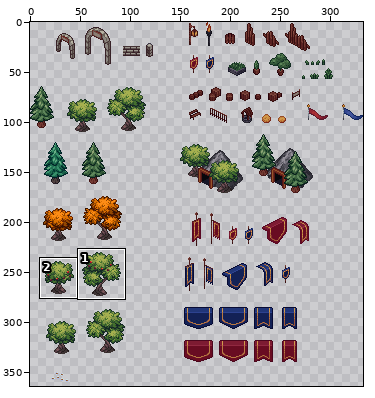
Edited in one commit: sprite sheet (Assets/Sprites/Enviroment/Tiles/DECORATION_OBJECTS.png). The picture above shows the old version from afar; the outline marks the close-up.
Close-up. First the earlier version:
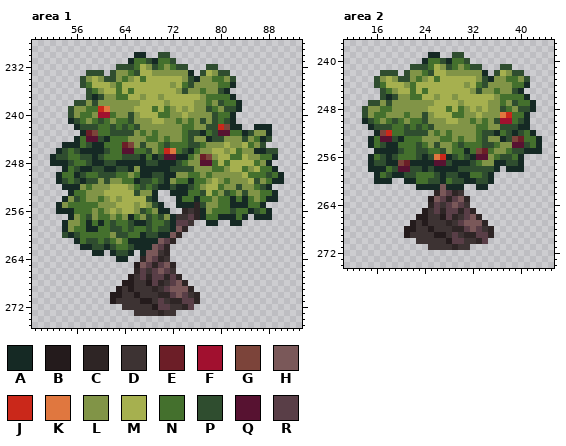
The file is 333x369 pixels. Colours within 5 levels of each other are drawn and written as one. Shown: area 1: x 49..93, y 228..275; area 2: x 11..45, y 237..274. The wide view leaves out empty margins. The commit also changed other parts of the picture, which this record leaves out.
Palette (. is transparent): A #152924  B #241b1c  C #2e2525  D #3d3333  E #6c1e27  F #a1102f  G #7c443a  H #7a5859  J #ca281a  K #e0773f  L #819447  M #a6b04f  N #44702d  P #2f4d2f  Q #571231  R #593e47
Now the later version:
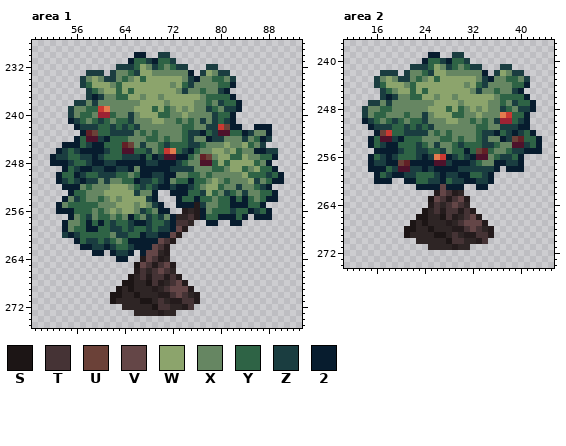
Colours new in this view: S #1c1515  T #453335  U #6b4138  V #644647  W #8ca46c  X #668662  Y #2e6345  Z #1a3d40  2 #071c2e
Change:
@@ palette @@
-E #6c1e27
+E #632026
-F #a1102f
+F #9d2234
-J #ca281a
+J #ca3932
-K #e0773f
+K #e37b4e
-Q #571231
+Q #4d122b
--- area 1
@@ x 49..93 @@
 229 .............................................
-230 .................AA..PP......................
-231 ................ANNPANNP.....................
-232 ..............PPPNMLPNLNPP...PP..............
-233 .........PPP.PLLNPMMLLLLLLA.PMLPP............
-234 ........PLMLPPLNLMNMMMMMMLPALLNNLP...........
-235 ........PNMMMLNMMMMMMMMLMNPLLLLNNA...........
-236 .........PNLMMNMNMMMMMMMLPLLNLLPA............
-237 .........PAPLLNNMMLMMLMMMMMMLNNNNA...........
-238 .......PPLPLLLLLLLMMMMLMMMMLLNLPNNA..........
-239 ......PLLNNJKLLLLMMMNMNLMLMLLPNLPPA..........
-240 ......PLNNLFFNLLPLMMMNNLLMLLLLPNNA...........
-241 ......APNLNPNLNNPLLLMMLLNLNLPLPNPA...........
-242 .......APPPNNPNPNPLLLLLLLNNLLPPJGAA..AAA.....
-243 ........AEGNNPPPPLNLNLLLLNPPANPQQNNAPLLA.....
-244 .......ANQQPANNNLLLNNLNLLNPLLAPPLLLPLNAP.....
-245 .....AAANPAANNNEGLPLLNPNNNPPNLLLMLLMNLP......
-246 ....APNPAAAAPNNQQNNPLNJKNPANLLMMLMNLLAAPP....
-247 ...APPNNPPAPNNNPPPANAPQQAANLEGLMMNNMLLNNA....
-248 ...AAAPNNPAAPPAAAAAPPAAAPNLLQQNMNMMMMNLA.....
-249 .....ANPAAPPAAPPALAAAAAPPPPLLLNNLMMNLMNNA....
-250 ....ANNAPNNPPPNNLNAAPPAALLNNLNLLLLLMNNNPNA...
-251 ....APNPAPPLPLLNNAPPNPALNNANNLMLNLLLMPLNAA...
-252 .....AAALNLLLMMMLNPNPAAPAAPNLMMNLLPLLNPA.....
-253 ......ANNLLLMMMMMPLLA..AAANNPMNLPNLPLLNNA....
-254 .....ALPNLLNLMLMMMMPA...ANNANNLNNANANLNAA....
-255 ....ALNNNNNLLLMMMLMLPA..AAACPLLNNAAANNA......
-256 ....AAANNNLNLMLMMLPNLAA..CDCALNNNPNNAPNA.....
-257 ......ALNPLNNLNLANLPNPLADDRCANNAAANA.AAA.....
-258 .....ALLNANANPNNPAAPNNPARRD..AA..AA..........
-259 .....ALNNAANNPPNPNNPNPPAHC...................
-260 .....PAPNNNNNLPPNNAPPAAHC....................
-261 .......ANPPNPNLNAAAAAHRC.....................
-262 ........AAPPAPNNPAAAHRC......................
-263 ..........AA.APPA.AHHDC......................
-264 ..............AA..CHRCD......................
-265 .................BHRCRHC.....................
-266 .................CRDRHRD.....................
-267 ................BDRCRRCRC....................
-268 ...............BBDDBRCDRHC...................
-269 ..............BDBDDDCDRHHHC..................
-270 .............BBDDBDDDCCRHRDC.................
-271 .............BDDDDBBDRDCCRRC.................
-272 ...............DDDDDBRRDDCR..................
-273 .................DDDDCDD.....................
+230 .................22..ZZ......................
+231 ................2YYZ2YYZ.....................
+232 ..............ZZZYWXZYXYZZ...ZZ..............
+233 .........ZZZ.ZXXYZWWXXXXXX2.ZWXZZ............
+234 ........ZXWXZZXYXWYWWWWWWXZ2XXYYXZ...........
+235 ........ZYWWWXYWWWWWWWWXWYZXXXXYY2...........
+236 .........ZYXWWYWYWWWWWWWXZXXYXXZ2............
+237 .........Z2ZXXYYWWXWWXWWWWWWXYYYY2...........
+238 .......ZZXZXXXXXXXWWWWXWWWWXXYXZYY2..........
+239 ......ZXXYYJKXXXXWWWYWYXWXWXXZYXZZ2..........
+240 ......ZXYYXFFYXXZXWWWYYXXWXXXXZYY2...........
+241 ......2ZYXYZYXYYZXXXWWXXYXYXZXZYZ2...........
+242 .......2ZZZYYZYZYZXXXXXXXYYXXZZJU22..222.....
+243 ........2EUYYZZZZXYXYXXXXYZZ2YZQQYY2ZXX2.....
+244 .......2YQQZ2YYYXXXYYXYXXYZXX2ZZXXXZXY2Z.....
+245 .....222YZ22YYYEUXZXXYZYYYZZYXXXWXXWYXZ......
+246 ....2ZYZ2222ZYYQQYYZXYJKYZ2YXXWWXWYXX22ZZ....
+247 ...2ZZYYZZ2ZYYYZZZ2Y2ZQQ22YXEUXWWYYWXXYY2....
+248 ...222ZYYZ22ZZ22222ZZ222ZYXXQQYWYWWWWYX2.....
+249 .....2YZ22ZZ22ZZ2X22222ZZZZXXXYYXWWYXWYY2....
+250 ....2YY2ZYYZZZYYXY22ZZ22XXYYXYXXXXXWYYYZY2...
+251 ....2ZYZ2ZZXZXXYY2ZZYZ2XYY2YYXWXYXXXWZXY22...
+252 .....222XYXXXWWWXYZYZ22Z22ZYXWWYXXZXXYZ2.....
+253 ......2YYXXXWWWWWZXX2..222YYZWYXZYXZXXYY2....
+254 .....2XZYXXYXWXWWWWZ2...2YY2YYXYY2Y2YXY22....
+255 ....2XYYYYYXXXWWWXWXZ2..222BZXXYY222YY2......
+256 ....222YYYXYXWXWWXZYX22..BCB2XYYYZYY2ZY2.....
+257 ......2XYZXYYXYX2YXZYZX2CCTB2YY222Y2.222.....
+258 .....2XXY2Y2YZYYZ22ZYYZ2TTC..22..22..........
+259 .....2XYY22YYZZYZYYZYZZ2VB...................
+260 .....Z2ZYYYYYXZZYY2ZZ22VB....................
+261 .......2YZZYZYXY22222VTB.....................
+262 ........22ZZ2ZYYZ222VTB......................
+263 ..........22.2ZZ2.2VVCB......................
+264 ..............22..BVTBC......................
+265 .................SVTBTVB.....................
+266 .................BTCTVTC.....................
+267 ................SCTBTTBTB....................
+268 ...............SSCCSTBCTVB...................
+269 ..............SCSCCCBCTVVVB..................
+270 .............SSCCSCCCBBTVTCB.................
+271 .............SCCCCSSCTCBBTTB.................
+272 ...............CCCCCSTTCCBT..................
+273 .................CCCCBCC.....................
 274 .............................................
--- area 2
@@ x 11..45 @@
 238 ...................................
-239 ..............AA..PP...............
-240 .............ANNPANNP..............
-241 ...........PPPNMLPNLNPP...PP.......
-242 ......PPP.PLLNPMMLLLLLLA.PMLPP.....
-243 .....PLMLPPLNLMNMMMMMMLPALLNNLP....
-244 .....PNMMMLNMMMMMMMMLMNPLLLLNNA....
-245 ......PNLMMNMNMMMMMMMLPLLNLLPA.....
-246 ......PAPLLNNMMLMMLMMMMMMLNNNNA....
-247 ....PPLPLLLLLLLMMMMLMMMMLLNLPNNA...
-248 ...PLLNNLLLLLLMMMNMNLMLMLLPNLPPA...
-249 ...PLNNLLLNLLPLMMMNNLLMLLLKJNNA....
-250 ...APNLNPNLNNPLLLMMLLNLNLPFFNPA....
-251 ....APPPNNPNPNPLLLLLLLNNLLPPPAA....
-252 .....AGJNNPPPPLNLNLLLLNPPANPAPNA...
-253 ....ANQQPANNNLLLNNLNLLNPLLAPGENNA..
-254 ....ANPAANNNPNLPLLNPNNNPPNLLQQPNA..
-255 .....AAAAPNNPPNNPLNNANGENLLNPPAAA..
-256 ....ANPAPNNNPAPKJAPNPAQQLNPPNA.....
-257 ....APPAAGEAAAAQQPAAAPNLLAAPPA.....
-258 ....AAANPQQPPAPAAAAPPPPPPA.AAA.....
-259 .....ANPAAPPNNNPAPPAANNPA..........
-260 .....AAA..AANNPPANPPAAPPA..........
-261 ............AAAAHAAA..AA...........
-262 ...............CHRCD...............
-263 ..............BHRCRHC..............
-264 ..............CRDRHRD..............
-265 .............BDRCRRCRC.............
-266 ............BBDDBRCDRHC............
-267 ...........BDBDDDCDRHHHC...........
-268 ..........BBDDBDDDCCRHRDC..........
-269 ..........BDDDDBBDRDCCRRC..........
-270 ............DDDDDBRRDDCR...........
-271 ..............DDDDCDD..............
+239 ..............22..ZZ...............
+240 .............2YYZ2YYZ..............
+241 ...........ZZZYWXZYXYZZ...ZZ.......
+242 ......ZZZ.ZXXYZWWXXXXXX2.ZWXZZ.....
+243 .....ZXWXZZXYXWYWWWWWWXZ2XXYYXZ....
+244 .....ZYWWWXYWWWWWWWWXWYZXXXXYY2....
+245 ......ZYXWWYWYWWWWWWWXZXXYXXZ2.....
+246 ......Z2ZXXYYWWXWWXWWWWWWXYYYY2....
+247 ....ZZXZXXXXXXXWWWWXWWWWXXYXZYY2...
+248 ...ZXXYYXXXXXXWWWYWYXWXWXXZYXZZ2...
+249 ...ZXYYXXXYXXZXWWWYYXXWXXXKJYY2....
+250 ...2ZYXYZYXYYZXXXWWXXYXYXZFFYZ2....
+251 ....2ZZZYYZYZYZXXXXXXXYYXXZZZ22....
+252 .....2UJYYZZZZXYXYXXXXYZZ2YZ2ZY2...
+253 ....2YQQZ2YYYXXXYYXYXXYZXX2ZUEYY2..
+254 ....2YZ22YYYZYXZXXYZYYYZZYXXQQZY2..
+255 .....2222ZYYZZYYZXYY2YUEYXXYZZ222..
+256 ....2YZ2ZYYYZ2ZKJ2ZYZ2QQXYZZY2.....
+257 ....2ZZ22UE2222QQZ222ZYXX22ZZ2.....
+258 ....222YZQQZZ2Z2222ZZZZZZ2.222.....
+259 .....2YZ22ZZYYYZ2ZZ22YYZ2..........
+260 .....222..22YYZZ2YZZ22ZZ2..........
+261 ............2222V222..22...........
+262 ...............BVTBC...............
+263 ..............SVTBTVB..............
+264 ..............BTCTVTC..............
+265 .............SCTBTTBTB.............
+266 ............SSCCSTBCTVB............
+267 ...........SCSCCCBCTVVVB...........
+268 ..........SSCCSCCCBBTVTCB..........
+269 ..........SCCCCSSCTCBBTTB..........
+270 ............CCCCCSTTCCBT...........
+271 ..............CCCCBCC..............
 272 ...................................
Pixel boxes of the changes (left, top, right, bottom) in both close-ups:
changed: (50, 52, 284, 316)
changed: (362, 52, 542, 250)
